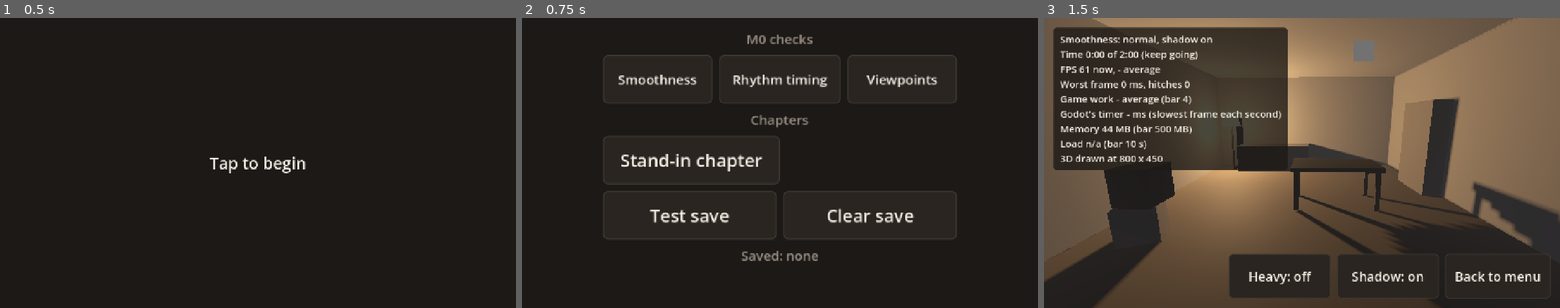
Above: before the commit, frames 1-3 (left to right).
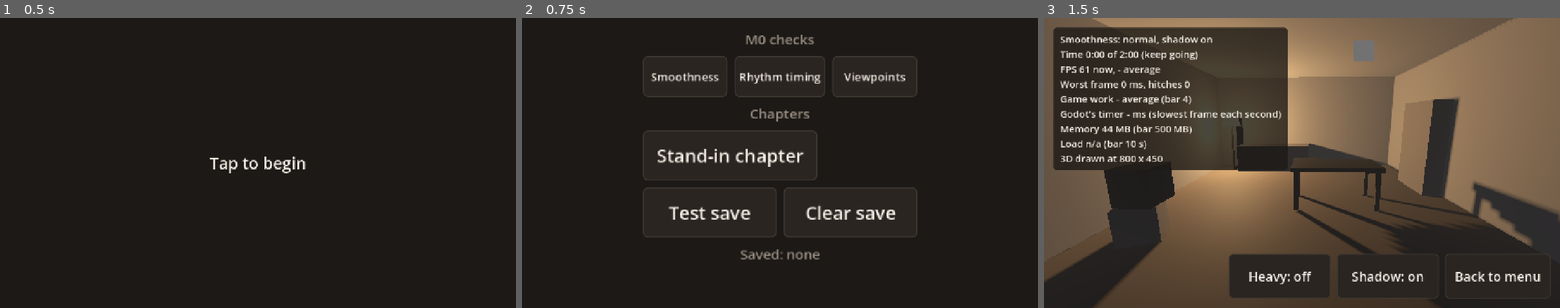
Above: after the commit, the same moments.

Repository: dsickles/Threshold
Game: Godot game, scene res://scenes/ui/m0_menu.tscn
Same seed, same stepped clock (60 frames per second), same inputs: the game is played once before the commit and once after it. Sound files missing from this copy of the repository are replaced by a short silence.
Inputs:
- Up to frame 1 (0.5 s): no input
- Up to frame 2 (0.75 s): click "Tap to begin" at 0.5 s
- Up to frame 3 (1.5 s): click "Smoothness" at 1.25 s

Frame 1 is identical in both runs. In frame 2, 6.1% of the frame differs, in the area x 15-85%, y 5-84%; in frame 3, nothing differs.

Commit message:
DAS-76: smaller check buttons, more room for chapters
Dan asked for the M0 check row to take less space. The checks use a
smaller button style (72px, 20pt text), chapters go three across on wide
screens and one column on an upright phone, and the menu may grow to
2.4x, so every button stays at least 44px on the real screen.

Co-Authored-By: Claude Opus 5.5 (1M context) <noreply@anthropic.com>
Claude-Session: https://claude.ai/code/session_01SBDunffjZeDqX1cj3VWDeF

Diff:
--- a/game/scenes/ui/m0_menu.gd
+++ b/game/scenes/ui/m0_menu.gd
@@ -14,10 +14,11 @@
 const RHYTHM_CHECK := preload("res://scenes/ui/m0_rhythm_check.tscn")
 ## How much of the screen the menu may cover, and how far it may grow.
 const SCREEN_SHARE := 0.92
-const MAX_SCALE := 2.0
+const MAX_SCALE := 2.4
 
 @onready var _begin_button: Button = %BeginButton
 @onready var _menu: Control = %Menu
+@onready var _chapters: GridContainer = %Chapters
 @onready var _status: Label = %Status
 @onready var _save_status: Label = %SaveStatus
 
@@ -48,10 +49,15 @@
 	_menu.show()
 
 
-# Scales the menu to the largest size that fits the screen (up to MAX_SCALE),
+# Lays out the chapters, then scales the menu to the largest size that fits the screen (up to MAX_SCALE),
 # centred. Containers reset their children's scale, so the menu is placed by
 # hand rather than inside a container.
 func _fit_menu() -> void:
+	# Chapters stack in one column on an upright phone and three across on a
+	# wide screen, so the menu's shape matches the screen's.
+	var columns := 1 if size.y > size.x else 3
+	if _chapters.columns != columns:
+		_chapters.columns = columns
 	var natural := _menu.get_combined_minimum_size()
 	if natural.x <= 0.0 or natural.y <= 0.0:
 		return
--- a/game/scenes/ui/m0_menu.tscn
+++ b/game/scenes/ui/m0_menu.tscn
@@ -36,6 +36,38 @@
 
 [sub_resource type="StyleBoxFlat" id="StyleBoxFlat_focus"]
 draw_center = false
+border_width_left = 2
+border_width_top = 2
+border_width_right = 2
+border_width_bottom = 2
+border_color = Color(0.769, 0.647, 0.455, 1)
+corner_radius_top_left = 8
+corner_radius_top_right = 8
+corner_radius_bottom_right = 8
+corner_radius_bottom_left = 8
+
+[sub_resource type="StyleBoxFlat" id="StyleBoxFlat_small_normal"]
+content_margin_left = 8.0
+content_margin_top = 8.0
+content_margin_right = 8.0
+content_margin_bottom = 8.0
+bg_color = Color(0.165, 0.145, 0.125, 1)
+border_width_left = 2
+border_width_top = 2
+border_width_right = 2
+border_width_bottom = 2
+border_color = Color(0.239, 0.22, 0.196, 1)
+corner_radius_top_left = 8
+corner_radius_top_right = 8
+corner_radius_bottom_right = 8
+corner_radius_bottom_left = 8
+
+[sub_resource type="StyleBoxFlat" id="StyleBoxFlat_small_pressed"]
+content_margin_left = 8.0
+content_margin_top = 8.0
+content_margin_right = 8.0
+content_margin_bottom = 8.0
+bg_color = Color(0.239, 0.22, 0.196, 1)
 border_width_left = 2
 border_width_top = 2
 border_width_right = 2
@@ -59,6 +91,12 @@
 Button/styles/normal = SubResource("StyleBoxFlat_normal")
 Button/styles/pressed = SubResource("StyleBoxFlat_pressed")
 Label/colors/font_color = Color(0.957, 0.937, 0.902, 1)
+SmallButton/base_type = &"Button"
+SmallButton/font_sizes/font_size = 20
+SmallButton/styles/hover = SubResource("StyleBoxFlat_small_normal")
+SmallButton/styles/hover_pressed = SubResource("StyleBoxFlat_small_pressed")
+SmallButton/styles/normal = SubResource("StyleBoxFlat_small_normal")
+SmallButton/styles/pressed = SubResource("StyleBoxFlat_small_pressed")
 
 [node name="M0Menu" type="Control"]
 layout_mode = 3
@@ -94,7 +132,7 @@
 
 [node name="Menu" type="VBoxContainer" parent="."]
 unique_name_in_owner = true
-custom_minimum_size = Vector2(640, 0)
+custom_minimum_size = Vector2(480, 0)
 layout_mode = 0
 theme_override_constants/separation = 12
 
@@ -111,26 +149,26 @@
 
 [node name="SmoothnessButton" type="Button" parent="Menu/ChecksRow"]
 unique_name_in_owner = true
-custom_minimum_size = Vector2(0, 88)
-layout_mode = 2
-size_flags_horizontal = 3
-theme_override_font_sizes/font_size = 24
+custom_minimum_size = Vector2(0, 72)
+layout_mode = 2
+size_flags_horizontal = 3
+theme_type_variation = &"SmallButton"
 text = "Smoothness"
 
 [node name="RhythmButton" type="Button" parent="Menu/ChecksRow"]
 unique_name_in_owner = true
-custom_minimum_size = Vector2(0, 88)
-layout_mode = 2
-size_flags_horizontal = 3
-theme_override_font_sizes/font_size = 24
+custom_minimum_size = Vector2(0, 72)
+layout_mode = 2
+size_flags_horizontal = 3
+theme_type_variation = &"SmallButton"
 text = "Rhythm timing"
 
 [node name="ViewpointsButton" type="Button" parent="Menu/ChecksRow"]
 unique_name_in_owner = true
-custom_minimum_size = Vector2(0, 88)
-layout_mode = 2
-size_flags_horizontal = 3
-theme_override_font_sizes/font_size = 24
+custom_minimum_size = Vector2(0, 72)
+layout_mode = 2
+size_flags_horizontal = 3
+theme_type_variation = &"SmallButton"
 text = "Viewpoints"
 
 [node name="ChaptersLabel" type="Label" parent="Menu"]
@@ -145,7 +183,7 @@
 layout_mode = 2
 theme_override_constants/h_separation = 12
 theme_override_constants/v_separation = 12
-columns = 2
+columns = 3
 
 [node name="StandInButton" type="Button" parent="Menu/Chapters"]
 unique_name_in_owner = true
Not shown: 1 places in game/scenes/ui/m0_menu.tscn that only renumber resources
